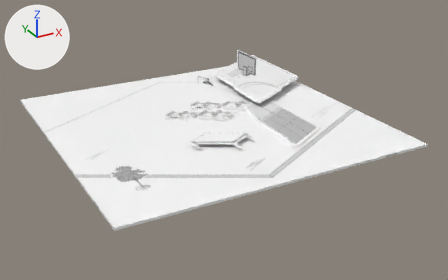
Two versions of the glTF model others/4.gltf, one commit apart.
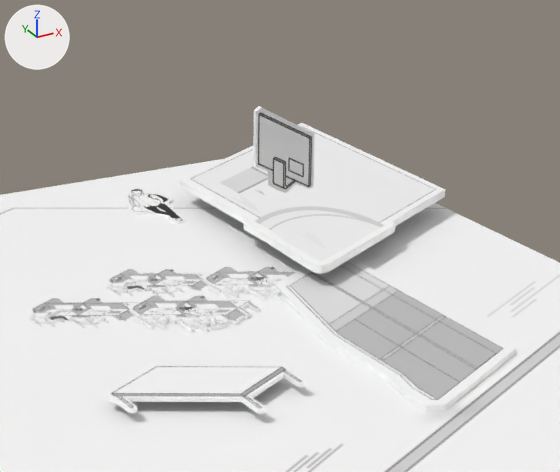
Each version appears first whole from a camera (50 mm lens) standing at (-0.394, -0.772, 0.332) and looking at (0.005, -0.045, -0.031), and next in a close-up on the part from 35% to 75% of the width and 5% to 60% of the height. The lights are fixed; the arrows at upper left show +X, +Y and +Z. Where no turn or scale is listed for an object, it has been applied to the vertices. Vertices at the same position are counted once.

Before the edit, the objects in view are built like this:
```python
me_mesh = bpy.data.meshes.new('Mesh')
me_mesh.from_pydata(...)  # 16 vertices, 28 faces; spans x 0.0..0.074, y 0.0..0.193, z 0.0..0.004
me_mesh.materials.append(mat_材质)  # picture img_右墙面
me_mesh_001 = bpy.data.meshes.new('Mesh.001')
me_mesh_001.from_pydata(...)  # 210 vertices, 416 faces; spans x 0.0004..0.085, y 0.0007..0.0658, z -0.0018..0.0
me_mesh_001.materials.append(mat_材质_001)  # picture img_桌子
me_mesh_003 = bpy.data.meshes.new('Mesh.003')
me_mesh_003.from_pydata(...)  # 130 vertices, 256 faces; spans x 0.0007..0.0271, y 0.0..0.0021, z 0.0008..0.0371
me_mesh_003.materials.append(mat_材质_005)  # picture img_电脑
ob_curve = bpy.data.objects.new('Curve', me_mesh)
ob_curve.location = (0.0552, -0.1485, -0.0155)
ob_curve_001 = bpy.data.objects.new('Curve.001', me_mesh_001)
ob_curve_001.location = (-0.0652, -0.1228, -0.0076)
ob_curve_002 = bpy.data.objects.new('Curve.002', me_mesh_003)
ob_curve_002.location = (-0.0316, -0.1454, 0.0951)
# also in view: 'Curve.011' at (0.075, 0.027, -0.014); 'Curve.008' at (0.023, 0.008, -0.014); 'Curve.006' at (0.154, 0.113, -0.002); '平面' at (0.0, 0.0, -0.016); 'Curve.010' at (0.03, 0.055, -0.016)
```
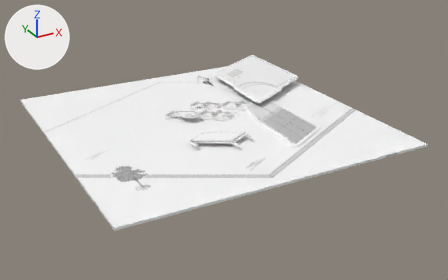
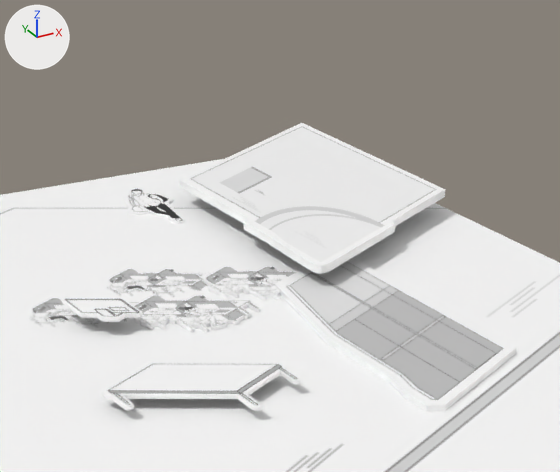
Where the newer file only moved an object's origin or applied its transform, the numbers keep the older frame.

Boxes (x1, y1, x2, y2) around the edits, measured in the close-ups (560 x 472 px):
```json
{"object": "Curve.001", "change": "moved", "before": [106, 365, 305, 414], "after": [102, 363, 301, 411]}
{"object": "Curve.002", "change": "mesh turned", "before": [253, 106, 315, 193], "after": [62, 297, 143, 322]}
```

Scene script edits in JSON lines:
```json
{"block": "me_mesh_003", "where": "me_mesh_003.from_pydata(...)  # 130 vertices, 256 faces; spans x 0.0007..0.0271, y 0.0..0.0021, z 0.0008..0.0371"}
{"block": "me_mesh_003", "where": "# used by ob_curve_002; location = (-0.0316, -0.1454, 0.0951)"}
{"block": "me_mesh_003", "change": "me_mesh_003 part 1: the whole mesh is turned -90 degrees about the x axis through its middle, then moved by (-0.005, 0.1594, -0.12)"}
{"op": "set", "path": "ob_curve_001.location", "old": "(-0.0652, -0.1228, -0.0076)", "new": "(-0.0652, -0.1193, -0.0076)"}
```
